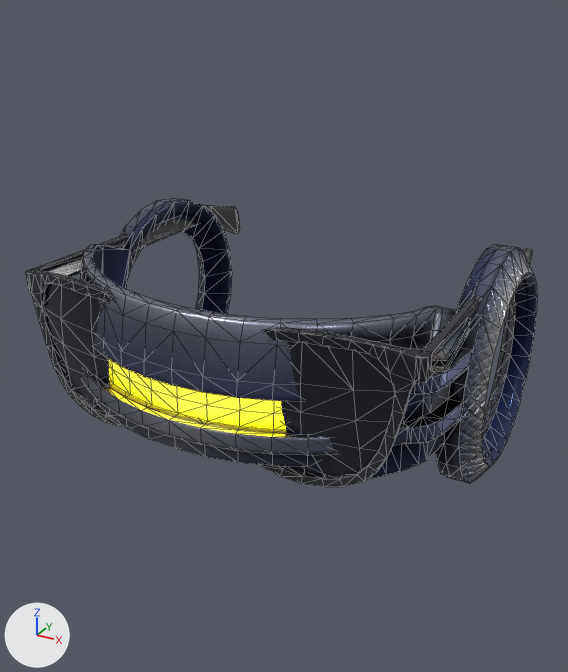
What one commit did to the glTF model public/glb/BTLMN_Outfit_Face_A.glb.
Camera for both pictures: a 50 mm lens placed at (0.847, -1.692, 0.795), pointed at (0.004, -0.159, 0.029). Lighting does not change. The marker at lower left points along +X, +Y and +Z. Mesh edges are drawn as thin lines. Vertices at the same position are counted once.

The first picture shows 'Face_Sunglasses_RA01', 'Face_Visor_VR_VR01'.
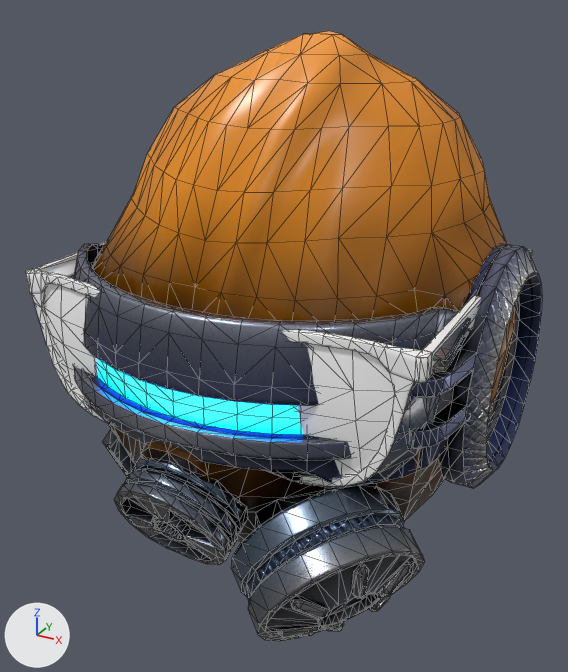
Boxes (x1, y1, x2, y2) around the edits, measured in the pictures (568 x 672 px):
'Face_Gas_Mask_MA01', added: after (89, 31, 514, 641)
    faces in mat_mat_outfit_plastic: (93, 31, 514, 542)
    faces in mat_mat_outfit_metal_a: (89, 262, 440, 641)
'Face_Visor_VR_VR01', recoloured, reshaped: before (80, 198, 537, 484); after (74, 243, 542, 489)
'Face_Sunglasses_RA01', surface changed (black to grey): (26, 205, 533, 487) in both

The change, as a list of edits to the scene's bpy script:
```text
Add img_tex_mp_roughness_a:
    img_tex_mp_roughness_a = load_image('TEX_MP_Roughness_A', '_unpacked/TEX_MP_Roughness_A', 512, 512, 'Non-Color')
Change mat_mat_outfit_e:
    where n0 = _N.new('ShaderNodeBsdfPrincipled'); n0.name = 'Principled BSDF'
    n0.inputs[27].default_value: (1.0, 0.711, 0.0, 1.0) -> (0.0, 0.158, 1.0, 1.0)  # 'Emission Color', yellow #ffdb00 -> 'Emission Color', blue #006fff
Change mat_mat_outfit_plastic_glossy:
    remove # nodes: BsdfPrincipled, Mapping, Math x2, Mix, NormalMap, OutputMaterial, SeparateColor, TexImage x3, UVMap x2, VertexColor
    remove # uses the picture img_tex_mp_roughness_a_jpg
    remove # uses the picture img_tex_outfit_aa
    nodes: BsdfPrincipled, Mapping, Math x2, NormalMap, OutputMaterial, SeparateColor, TexImage x2, UVMap x2, VertexColor
    uses the picture img_tex_mp_roughness_a
Add mat_mat_outfit_metal_a:
    mat_mat_outfit_metal_a = bpy.data.materials.new('MAT_Outfit_Metal_A')
    # uses the picture img_tex_mp_roughness_a
    # uses the picture img_tex_outfit_aa
    # uses the picture img_tex_trim_a_n
Add mat_mat_outfit_plastic:
    mat_mat_outfit_plastic = bpy.data.materials.new('MAT_Outfit_Plastic')
    # uses the picture img_tex_mp_roughness_a
    # uses the picture img_tex_outfit_aa
    # uses the picture img_tex_trim_a_n
Change me_cube_003:
    where me_cube_003.from_pydata(...)  # 576 vertices, 1100 faces; spans x -0.514..0.517, y -0.621..0.284, z -0.291..0.269
    used by ob_face_visor_vr_vr01; location = (0.0, 0.0, 0.0)
    remove me_cube_003.materials.append(mat_mat_outfit_m)
    me_cube_003 part 1: the whole mesh is multiplied about its middle by the matrix ((1.022, 0.0, 0.0), (0.0, 1.022, 0.0), (0.0, 0.0, 1.022)), then moved by (0.0, -0.004, -0.003)
    add me_cube_003.materials.append(mat_mat_outfit_metal_a)
Add me_cylinder_034:
    me_cylinder_034.from_pydata(...)  # 1211 vertices, 2214 faces; spans x -0.49..0.49, y -0.712..0.481, z -0.472..0.71
    # faces by material slot: [1336, 878]
    me_cylinder_034.materials.append(mat_mat_outfit_metal_a)
    me_cylinder_034.materials.append(mat_mat_outfit_plastic)
Add ob_face_gas_mask_ma01:
    ob_face_gas_mask_ma01 = bpy.data.objects.new('Face_Gas_Mask_MA01', me_cylinder_034)
    ob_face_gas_mask_ma01.location = (0.0, 0.0, 0.0)
```
